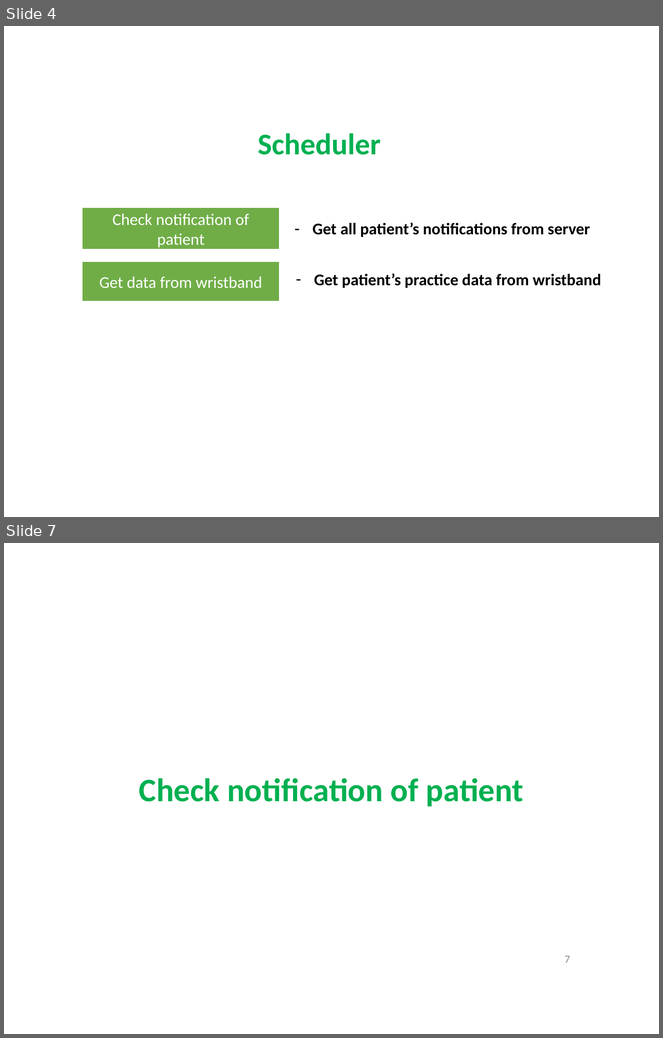
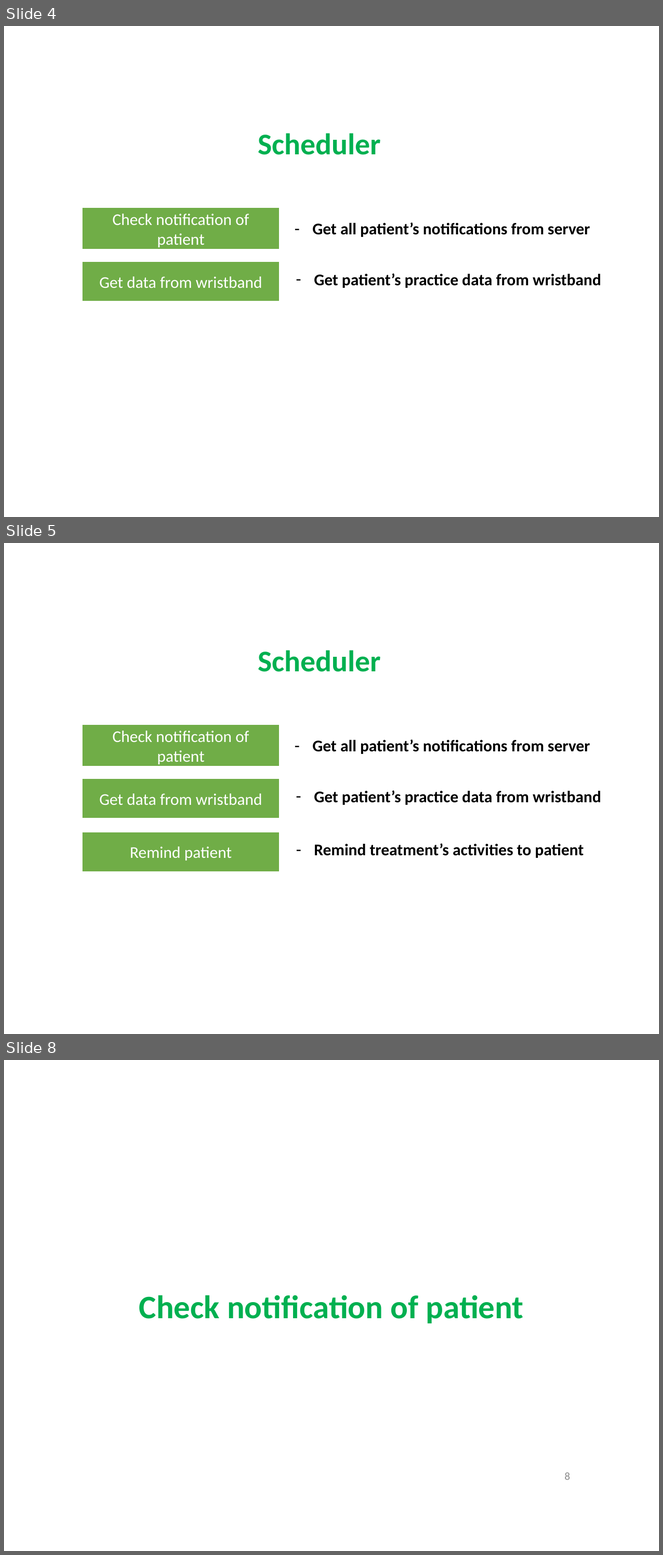
Before and after one commit to quantdse60878/HSTS, a slide deck: docs/Temperature Presentation/Khuong/khuong.pptx. Shown one above the other, each under a label of ours: slides 4 and 7 before the commit, slides 4, 5 and 8 after it; the slides between them are not shown. The pictures are 663x1038 and 663x1555 pixels, drawn with LibreOffice and Linux fonts; fonts in the diff are those of the drawing. Boxes give left, top, right and bottom in pixels: in the first picture for what was removed or moved away, otherwise in the second. Text is boxed around its words. In the diff, an @@ line names an element or a change of style, - is before the commit and + after.

```diff
--- a/docs/Temperature Presentation/Khuong/khuong.pptx
+++ b/docs/Temperature Presentation/Khuong/khuong.pptx
@@ slide 5 added at box(4, 543, 659, 1034), background #FFFFFF @@
@@ text added at box(258, 650, 381, 672), 33 pt, text #00B050, bold @@
+Scheduler
@@ rectangle added at box(82, 724, 280, 767), fill #70AD47, outline #FFFFFF 1.5 pt, 18 pt, text #FFFFFF @@
+Check notification of patient
@@ text added at box(312, 740, 590, 754), 18 pt, text #000000, bold @@
+– Get all patient’s notifications from server
@@ rectangle added at box(82, 778, 280, 819), fill #70AD47, outline #FFFFFF 1.5 pt, 18 pt, text #FFFFFF @@
+Get data from wristband
@@ text added at box(314, 791, 601, 805), 18 pt, text #000000, bold @@
+– Get patient’s practice data from wristband
@@ rectangle added at box(82, 832, 280, 873), fill #70AD47, outline #FFFFFF 1.5 pt, 18 pt, text #FFFFFF @@
+Remind patient
@@ text added at box(314, 844, 584, 858), 18 pt, text #000000, bold @@
+– Remind treatment’s activities to patient
@@ what was slide 7 is now slide 8 @@
@@ page number at box(565, 1473, 570, 1480): text changed @@
-7
+8
```
Also in this commit, not shown: 8 slides changed, 9 other slides added.
